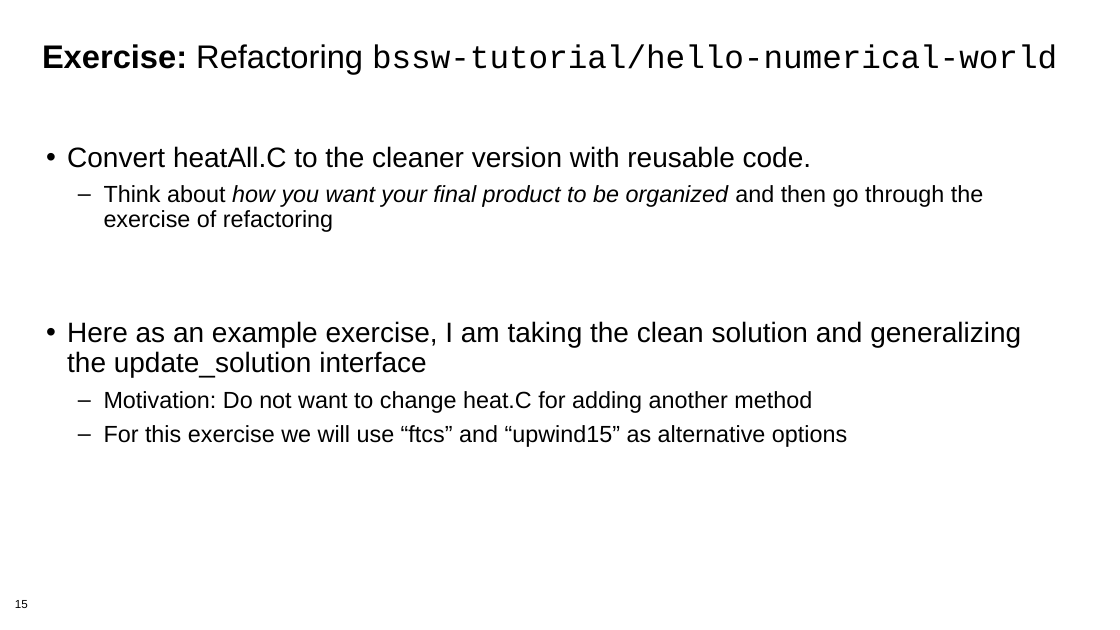
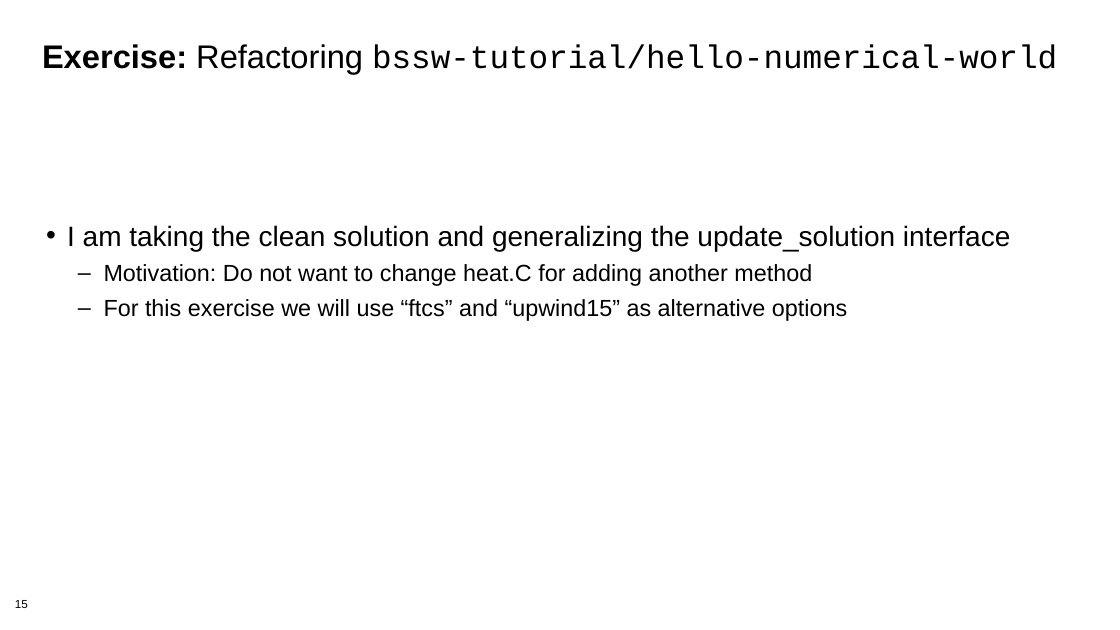
Before and after one commit to bssw-tutorial/presentations, a slide deck: slide 15 of refactoring.pptx. Drawn at 1120x630 pixels with LibreOffice and Linux fonts; fonts in the diff are those of the drawing; background and template pictures are left out. Boxes give left, top, right and bottom in pixels: in the first picture for what was removed or moved away, otherwise in the second. Text is boxed around its words. In the diff, an @@ line names an element or a change of style, - is before the commit and + after.

```diff
--- a/refactoring.pptx
+++ b/refactoring.pptx
@@ text at box(67, 225, 1010, 251): text changed @@
-• Convert heatAll.C to the cleaner version with reusable code.
-  – Think about how you want your final product to be organized and then go through the exercise of refactoring
-• Here as an example exercise, I am taking the clean solution and generalizing the update_solution interface
+• I am taking the clean solution and generalizing the update_solution interface
```
Also in this commit, not shown: 9 other slides changed.
